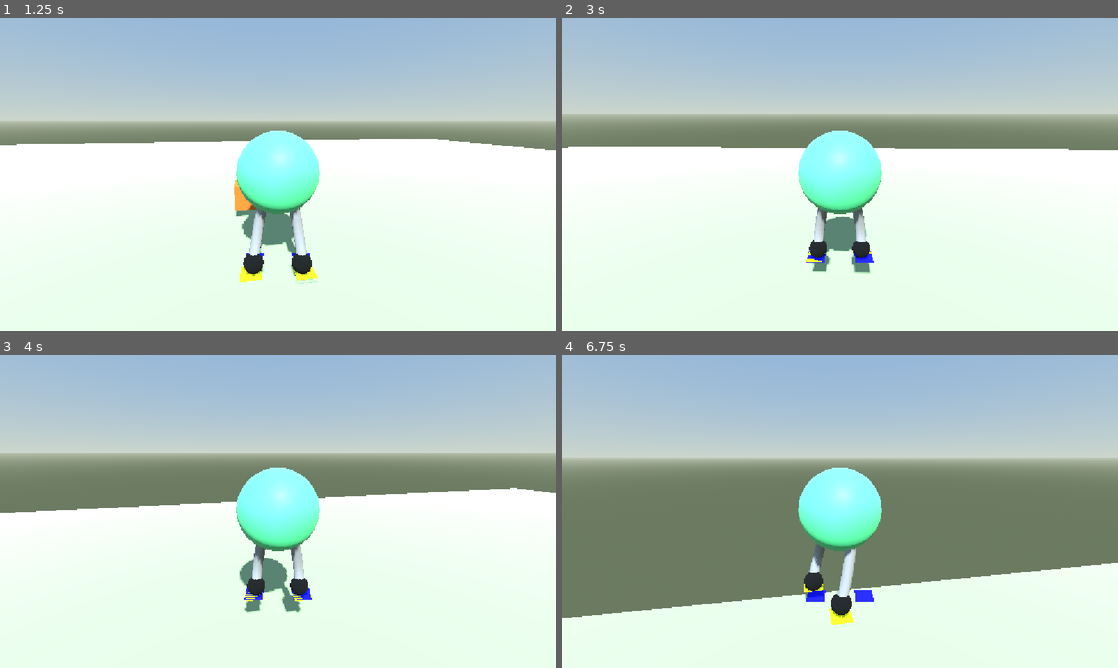
Above: before the commit, frames 1-4 (two rows, left to right).
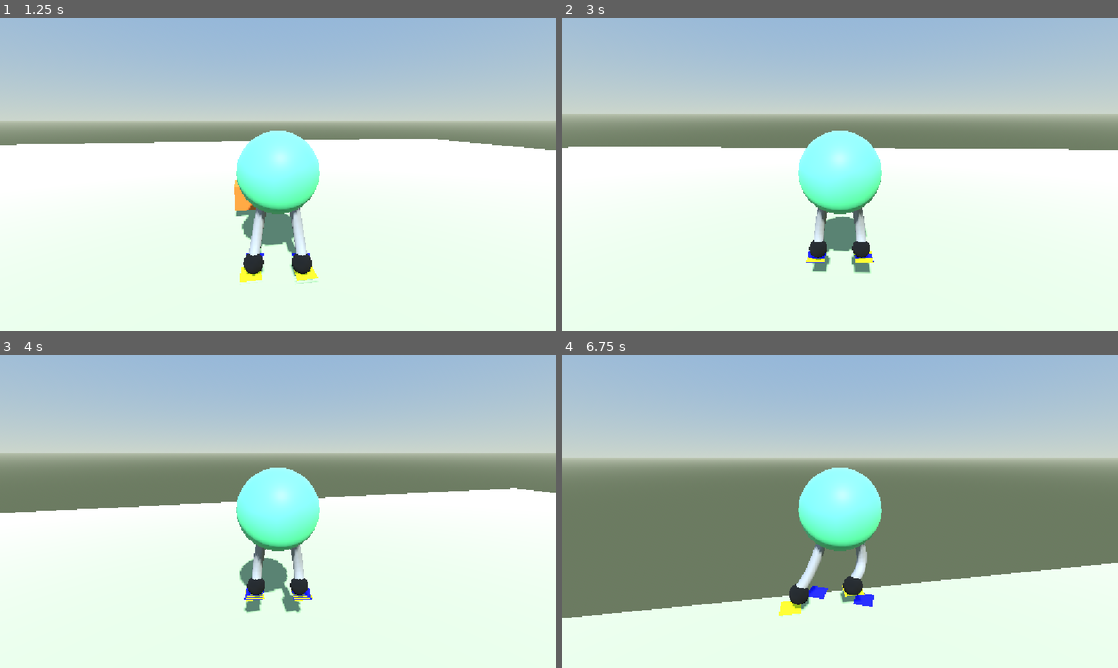
Above: after the commit, the same moments.

Repository: ar-bh/slingshot-boy
Game: Godot game, scene res://player/game.tscn
Same seed, same stepped clock (60 frames per second), same inputs: the game is played once before the commit and once after it.
Inputs (mouse positions are in pixels of both pictures, inside the frame that each line leads up to):
- Up to frame 1 (1.25 s): tap Enter at 0.5 s; move the mouse to (305, 174) at 0.52 s; hold W (move_forward) from 0.53 s (still down); tap Space (jump) at 0.6, 0.77, 1.07 s
- Up to frame 2 (3 s): keep holding W (move_forward); move the mouse to (812, 174) at 1.27 s; tap Alt at 1.35 s; tap Space (jump) at 1.52, 1.55, 1.82, 2.3, 2.85 s; move the mouse to (851, 168) at 2.02 s; tap Shift at 2.1 s; move the mouse to (834, 180) at 2.77 s
- Up to frame 3 (4 s): keep holding W (move_forward); tap Space (jump) at 3.02, 3.32, 3.77, 3.8 s; move the mouse to (316, 514) at 3.52 s; tap Alt at 3.6 s
- Up to frame 4 (6.75 s): tap Space (jump) at 4.07, 4.52, 4.55, 4.82, 5.1, 6.02, 6.05, 6.32 s; move the mouse to (795, 508) at 4.27 s; tap Shift at 4.35, 6.6 s; move the mouse to (845, 511) at 5.02 s; move the mouse to (817, 505) at 5.77 s; release W (move_forward) at 5.78 s; hold D (move_right) 5.78-6.53 s; tap Alt at 5.85 s; move the mouse to (867, 511) at 6.52 s; hold W (move_forward) from 6.53 s (still down)

Frame 1 is identical in both runs. In frame 2, less than 0.1% of the frame differs, in the area x 44-57%, y 74-79%; in frame 3, less than 0.1%; in frame 4, 1.8%, in the area x 39-58%, y 45-87%.

Commit message:
character rotation on walk

Diff:
--- a/player/slingshot_boy.gd
+++ b/player/slingshot_boy.gd
@@ -1,13 +1,16 @@
 class_name SlingshotBoy
 extends CharacterBody3D
 
-@export var SPEED := 8.0
-@export var ACCEL := 60.0
-@export var AIR_ACCEL := 10.0
-@export var GRAVITY := 9.8 * 3.0
-@export var JUMP := 8.0
+@export var speed := 8.0
+@export var accel := 60.0
+@export var air_accel := 10.0
+@export var gravity := 9.8 * 3.0
+@export var jump := 8.0
+@export var turn_degrees := 25.0
+@export var turn_follow := 8
 
 var _pitch := deg_to_rad(-15.0)
+var _turn := 0.0
 
 @onready var _pivot: Node3D = $CameraPivot
 @onready var _pitch_pivot: Node3D = $CameraPivot/Pitch
@@ -37,14 +40,23 @@
 	if wish.length_squared() > 0.0001:
 		wish = wish.normalized()
 	if not is_on_floor():
-		velocity.y -= GRAVITY * delta
+		velocity.y -= gravity * delta
 	elif Input.is_action_just_pressed("jump"):
-		velocity.y = JUMP
-	var rate := ACCEL if is_on_floor() else AIR_ACCEL
-	var horiz := Vector3(velocity.x, 0.0, velocity.z).move_toward(wish * SPEED, rate * delta)
+		velocity.y = jump
+	var rate := accel if is_on_floor() else air_accel
+	var horiz := Vector3(velocity.x, 0.0, velocity.z).move_toward(wish * speed, rate * delta)
 	velocity.x = horiz.x
 	velocity.z = horiz.z
 	move_and_slide()
+
 	var forward := -_pivot.global_basis.z
 	forward.y = 0.0
-	_model.rotation.y = atan2(forward.x, forward.z)
+	var camera_yaw := atan2(forward.x, forward.z)
+	var side_dir := _pivot.global_basis.x
+	side_dir.y = 0.0
+	var side := 0.0
+	if side_dir.length_squared() > 0.0001:
+		side = Vector3(velocity.x, 0.0, velocity.z).dot(side_dir.normalized()) / speed
+	var target_turn := clampf(-side, -1.0, 1.0) * deg_to_rad(turn_degrees)
+	_turn = lerpf(_turn, target_turn, 1.0 - exp(-turn_follow * delta))
+	_model.rotation.y = camera_yaw + _turn
